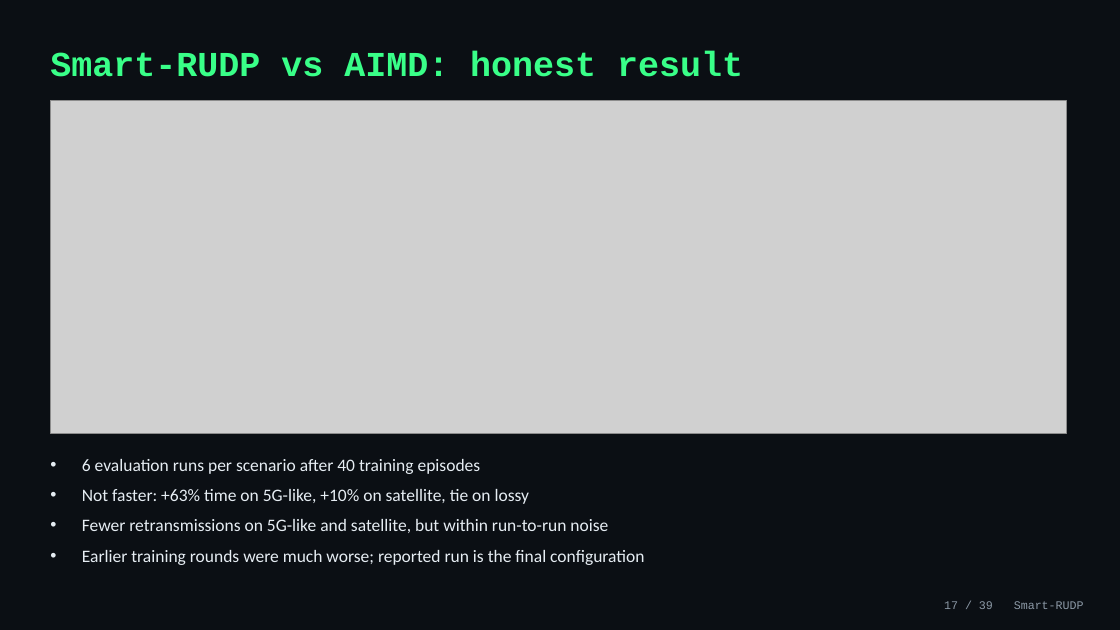
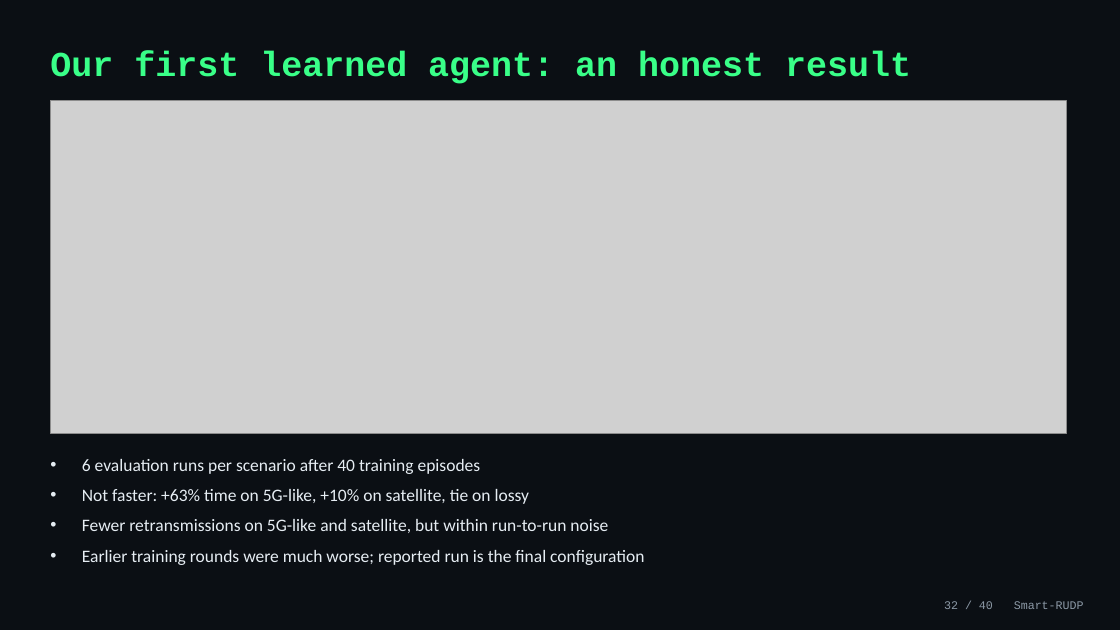
Before and after one commit to Capsturrrr/REPLIC, a slide deck: slide 32 of docs/final/RUDP_Presentation.pptx (slide 17 before the commit). Drawn at 1120x630 pixels with LibreOffice and Linux fonts; fonts in the diff are those of the drawing; grey boxes stand for pictures. Boxes give left, top, right and bottom in pixels: in the first picture for what was removed or moved away, otherwise in the second. Text is boxed around its words. In the diff, an @@ line names an element or a change of style, - is before the commit and + after.

```diff
--- a/docs/final/RUDP_Presentation.pptx
+++ b/docs/final/RUDP_Presentation.pptx
@@ text at <box>50,52,911,84</box>: text changed @@
-Smart-RUDP vs AIMD: honest result
+Our first learned agent: an honest result
@@ text at <box>944,601,1084,609</box>: text changed @@
-17 / 39 Smart-RUDP
+32 / 40 Smart-RUDP
```
Also in this commit, not shown: 34 other slides changed, 4 slides added, 1 slide removed, 6 other files.
